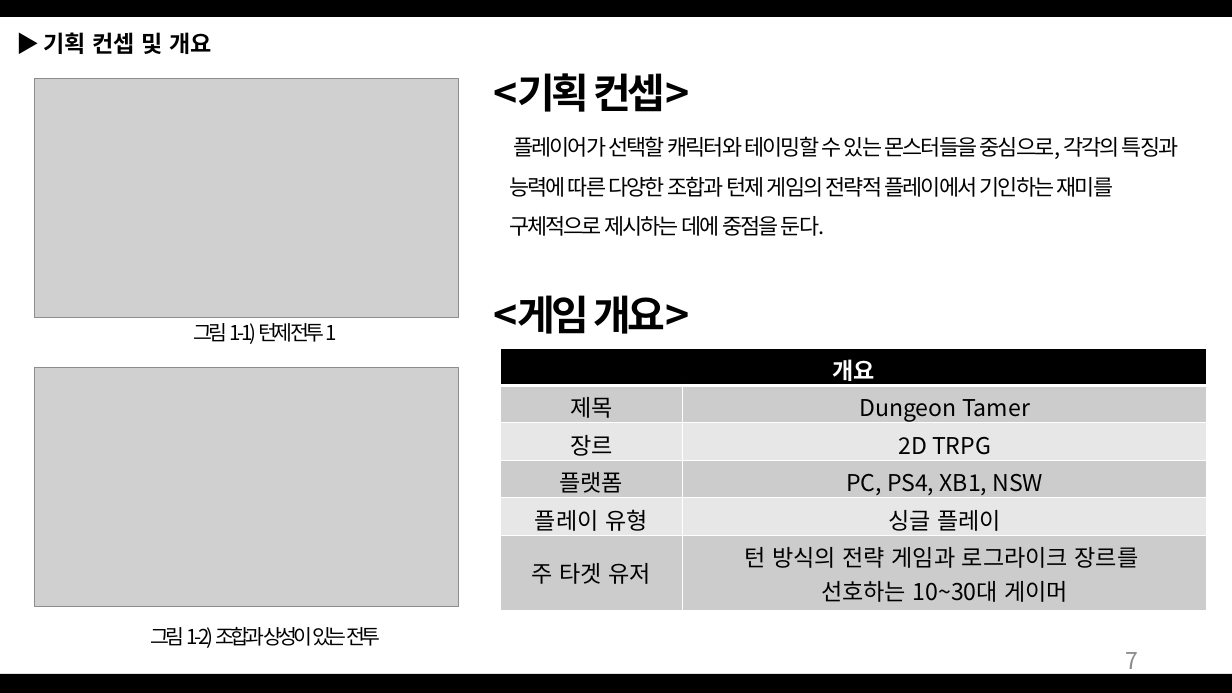
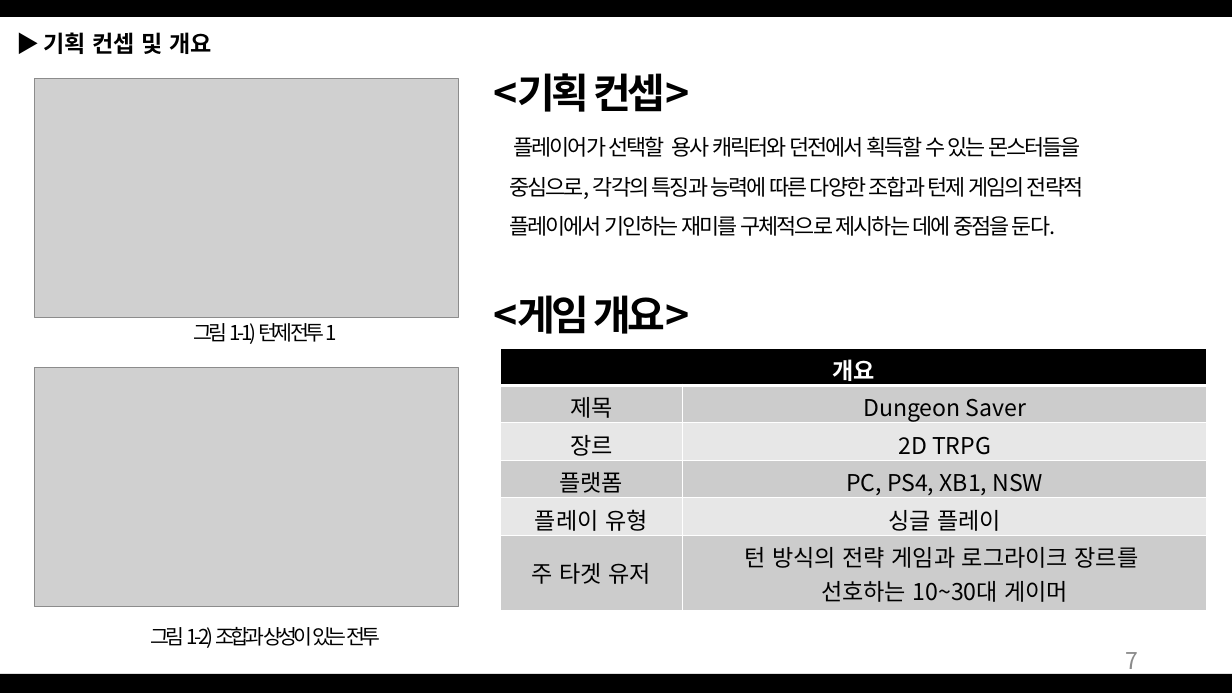
Before and after one commit to Bumizi/GameDesign, a slide deck: slide 7 of 2018 동계방학 기획자 특훈/Dungeon Saver_190114.pptx. Drawn at 1232x693 pixels with LibreOffice and Linux fonts; fonts in the diff are those of the drawing; grey boxes stand for pictures. Boxes give left, top, right and bottom in pixels: in the first picture for what was removed or moved away, otherwise in the second. Text is boxed around its words. In the diff, an @@ line names an element or a change of style, - is before the commit and + after.

Commit message:
Dungeon Saver 12차
-피드백(대폭 생성...)
-맵디자인의 에어리어 소폭 수정

```diff
--- a/2018 동계방학 기획자 특훈/Dungeon Saver_190114.pptx
+++ b/2018 동계방학 기획자 특훈/Dungeon Saver_190114.pptx
@@ text at (509, 136, 1083, 236): text changed @@
-플레이어가 선택할 캐릭터와 테이밍할 수 있는 몬스터들을 중심으로, 각각의 특징과 능력에 따른 다양한 조합과 턴제 게임의 전략적 플레이에서 기인하는 재미를 구체적으로 제시하는 데에 중점을 둔다.
+플레이어가 선택할 용사 캐릭터와 던전에서 획득할 수 있는 몬스터들을
+중심으로, 각각의 특징과 능력에 따른 다양한 조합과 턴제 게임의 전략적
+플레이에서 기인하는 재미를 구체적으로 제시하는 데에 중점을 둔다.
@@ table at (500, 348, 1207, 611) @@
-row 2, column 2: Dungeon Tamer
+row 2, column 2: Dungeon Saver
```
Also in this commit, not shown: 3 other slides changed, 1 slide added, 1 other file.
